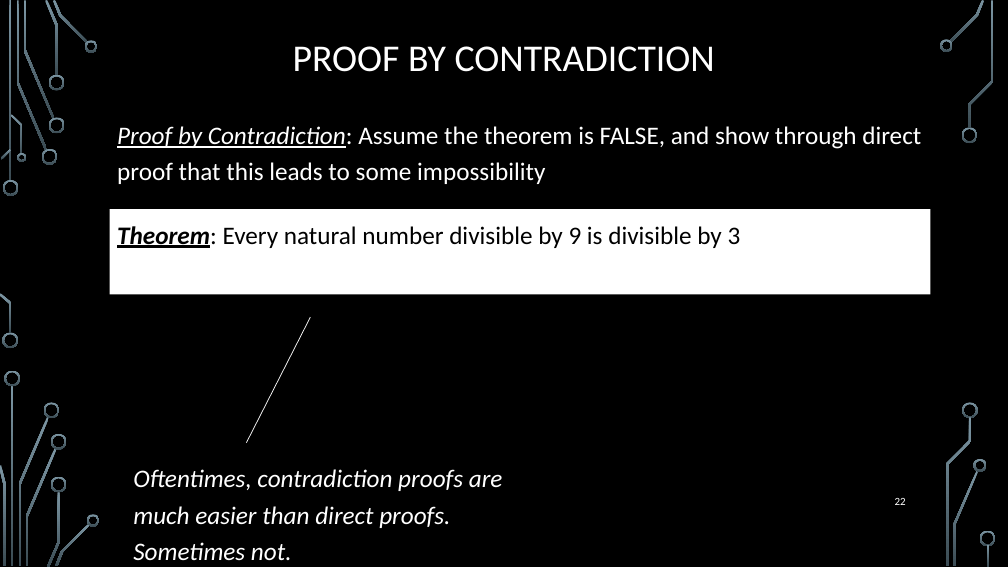
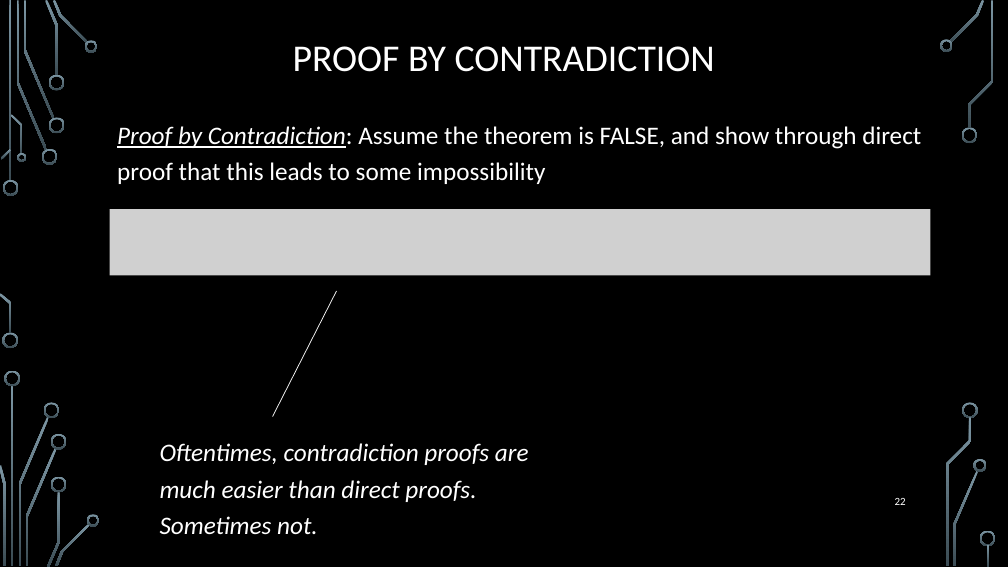
Before and after one commit to markfloryan/dmt2, a slide deck: slide 22 of slides/01-ReviewOfProofs.pptx. Drawn at 1008x567 pixels with LibreOffice and Linux fonts; fonts in the diff are those of the drawing; grey boxes stand for pictures; background and template pictures are left out. Boxes give left, top, right and bottom in pixels: in the first picture for what was removed or moved away, otherwise in the second. Text is boxed around its words. In the diff, an @@ line names an element or a change of style, - is before the commit and + after.

Commit message:
updated slides

```diff
--- a/slides/01-ReviewOfProofs.pptx
+++ b/slides/01-ReviewOfProofs.pptx
@@ rectangle removed at box(110, 209, 931, 295) @@
-Theorem: Every natural number divisible by 9 is divisible by 3
@@ picture added at box(110, 209, 931, 276) @@
@@ line moved from (311, 317) - (247, 443) to (337, 291) - (273, 417) @@
@@ text "Oftentimes, contradiction proofs are much ...": place and size @@
-text "Oftentimes, contradiction proofs are much ..." at box(133, 469, 503, 560)
+text "Oftentimes, contradiction proofs are much ..." at box(160, 443, 529, 535)
```
Also in this commit, not shown: 1 other slide changed, 3 other files.
